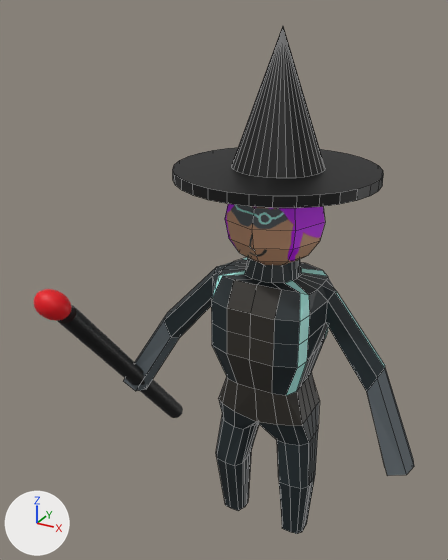
Renders of the Blender file luck-game/assets/witch.blend from each side of a commit.
Before and after are seen from a camera (50 mm lens) standing at (2.31, -5.21, 3.53) and looking at (-0.35, -0.37, 1.11). The axes (+X, +Y, +Z) are drawn at lower left. The lights are the same throughout. Mesh edges are drawn as thin lines on the coarser meshes.

Names of what the first picture shows: 'Body', 'Cylinder', 'Hat', 'Head', 'Sphere'.
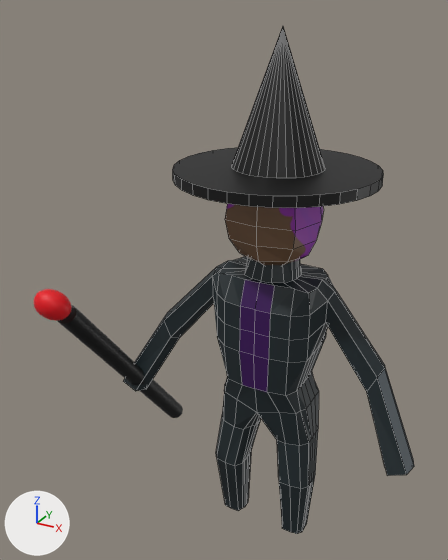
Pixel boxes [x1, y1, x2, y2] of what changed, in the pictures (448 x 560 px; the box of a moved part takes in the faces that stretch with it):
'Body', recoloured, reshaped (grey to black)
    before: [124, 257, 414, 534]
    after: [124, 256, 414, 534]
'Head', surface changed, reshaped
    before: [225, 204, 325, 265]
    after: [225, 204, 323, 265]
part 1 of me_sphere, moved or reshaped
    before: [225, 204, 325, 262]
    after: [225, 204, 323, 262]
part 2 of me_cube_001, moved or reshaped
    before: [211, 257, 336, 446]
    after: [213, 256, 336, 446]
part 3 of me_cube_001, recoloured (grey to black)
    both: [124, 321, 414, 476]
part 4 of me_cube_001, recoloured (cyan to black)
    both: [335, 291, 385, 368]

The change, as a list of edits to the scene's bpy script:
```text
Add img_witchface:
    img_witchface = load_image('witchFace', 'textures/witchFace.png', 1024, 1024, 'sRGB')
Change mat_skin:
    mat_skin.texture: img_playerheaddiffuse -> img_witchface
Change mat_primary2:
    mat_primary2.base_color: (0.0296, 0.0252, 0.0194) -> (0.0404, 0.000358, 0.0955)  # black #302c26 -> dark purple #390157
Change me_sphere:
    where me_sphere.from_pydata(...)  # 58 vertices, 64 faces; spans x -0.5..0.5, y -0.5..0.5, z -0.5..0.5
    used by ob_head; location = (0.0, 0.0, 1.723); rotation_euler = (0.0, 0.0, -3.142), in degrees (0, 0, -180)
    me_sphere part 1
    me_sphere.vertices[2].co: (0.327, 0.327, 0.191) -> (0.327, 0.327, 0.228)
    me_sphere.vertices[9].co: (0.462, 0.0, 0.191) -> (0.433, 0.0, 0.228)
    me_sphere.vertices[10].co: (0.5, 0.0, 0.0) -> (0.468, 0.0, 0.0)
    me_sphere.vertices[11].co: (0.462, 0.0, -0.191) -> (0.425, 0.0, -0.191)
    me_sphere.vertices[37].co: (-0.462, 0.0, 0.191) -> (-0.433, 0.0, 0.228)
    me_sphere.vertices[38].co: (-0.5, 0.0, 0.0) -> (-0.468, 0.0, 0.0)  # pixel (325, 222) -> pixel (321, 221)
    me_sphere.vertices[39].co: (-0.462, 0.0, -0.191) -> (-0.425, 0.0, -0.191)  # pixel (319, 241) -> pixel (316, 240)
    me_sphere.vertices[44].co: (-0.327, 0.327, 0.191) -> (-0.327, 0.327, 0.228)  # pixel (294, 208) -> not seen
    me_sphere.vertices[53].co: (0.0, 0.462, 0.191) -> (0.0, 0.401, 0.228)  # pixel (254, 207) -> not seen
    me_sphere.vertices[54].co: (0.0, 0.5, 0.0) -> (0.0, 0.406, 0.0)  # pixel (251, 229) -> pixel (256, 226)
    me_sphere.vertices[55].co: (0.0, 0.462, -0.191) -> (0.0, 0.401, -0.191)  # pixel (253, 248) -> pixel (256, 246)
Change me_cube_001:
    used by ob_body; location = (0.0, 0.0, 0.0); rotation_euler = (0.0, 0.0, -4.712), in degrees (0, 0, -270)
    remove me_cube_001.from_pydata(...)  # 173 vertices, 160 faces; spans x -0.5..0.5, y 0.0..1.64, z -1.97..1.41
    add me_cube_001.from_pydata(...)  # 173 vertices, 160 faces; spans x -0.48..0.41, y 0.0..1.64, z -1.97..1.41
    me_cube_001 part 2: 46 of 173 vertices moved; they spanned x -0.5..0.5, y 0.0..0.51, z -0.48..1.13 and now span x -0.4..0.41, y 0.0..0.51, z -0.36..1.15; mean shift (0.0, -0.02, 0.04); largest move (-0.24, 0.49, -0.38) -> (-0.19, 0.44, -0.25)
    me_cube_001 part 3: 5 of the faces centred in x -0.35..-0.1, y 1.25..1.41, z -0.15..0.02 switch from mat_highlight (dark grey #575f64) to mat_primary1 (black #1b272b)
    me_cube_001 part 4: all 11 faces that had it switch from mat_emissive (cyan #b8fff6) to mat_primary1 (black #1b272b)
```
